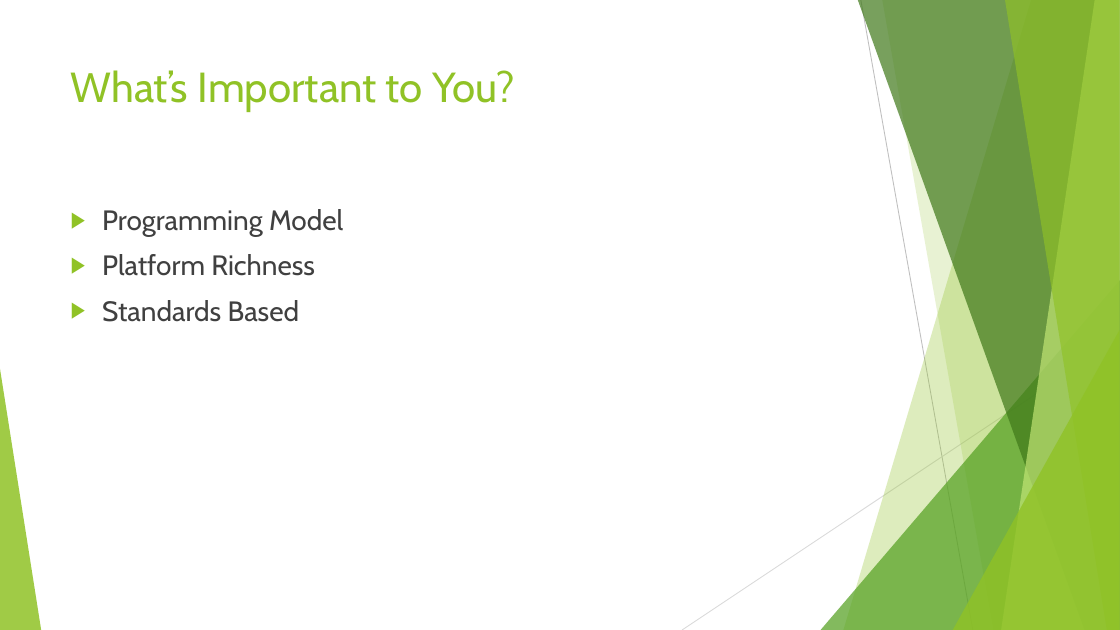
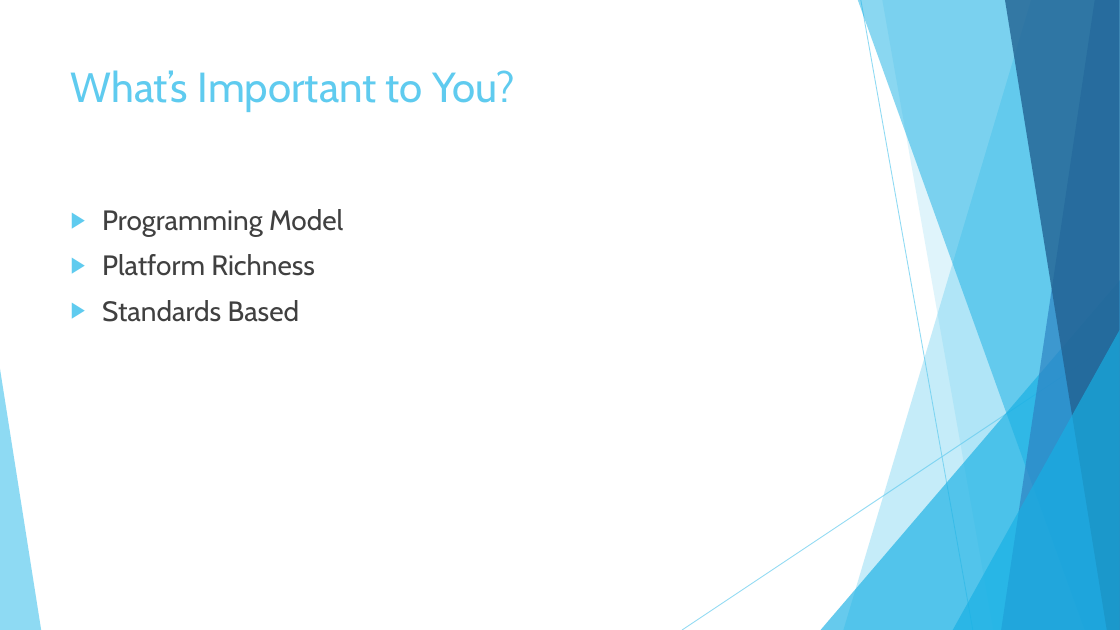
Before and after one commit to johnament/bootee, a slide deck: slide 4 of BootEE.pptx. Drawn at 1120x630 pixels with LibreOffice and Linux fonts; fonts in the diff are those of the drawing. Boxes give left, top, right and bottom in pixels: in the first picture for what was removed or moved away, otherwise in the second. Text is boxed around its words. In the diff, an @@ line names an element or a change of style, - is before the commit and + after.

```diff
--- a/BootEE.pptx
+++ b/BootEE.pptx
@@ freeform shape at (844,0,1120,630): fill #90C226 at 30% opacity to #5FCBEF at 36% opacity @@
@@ freeform shape at (858,0,1120,630): fill #3F7819 at 70% opacity to #17B0E4 at 50% opacity @@
@@ line (861, 0) - (973, 630): stroke #BFBFBF 0.75 pt to #5FCBEF 0.75 pt @@
@@ freeform shape at (882,0,1120,630): fill #90C226 at 20% opacity to #5FCBEF at 20% opacity @@
@@ freeform shape at (1002,0,1120,630): fill #C0E474 at 70% opacity to #2E83C3 at 70% opacity @@
@@ freeform shape at (1005,0,1120,630): fill #90C226 at 65% opacity to #226292 at 80% opacity @@
@@ title "What’s Important to You?" at (71,70,514,112): text colour #90C226 to #5FCBEF @@
@@ text "Programming Model" at (102,209,343,322): bullet colour #90C226 to #5FCBEF @@
@@ triangle at (821,280,1120,630): fill #54A021 at 72% opacity to #17B0E4 at 66% opacity @@
@@ line (1120, 339) - (682, 630): stroke #D9D9D9 0.75 pt to #5FCBEF 0.75 pt @@
@@ triangle at (953,330,1120,630): fill #90C226 at 80% opacity to #17B0E4 at 66% opacity @@
@@ triangle at (0,369,41,630): fill #90C226 at 85% opacity to #5FCBEF at 70% opacity @@
```
Also in this commit, not shown: 7 other slides changed, 5 slides added, 1 slide removed.
